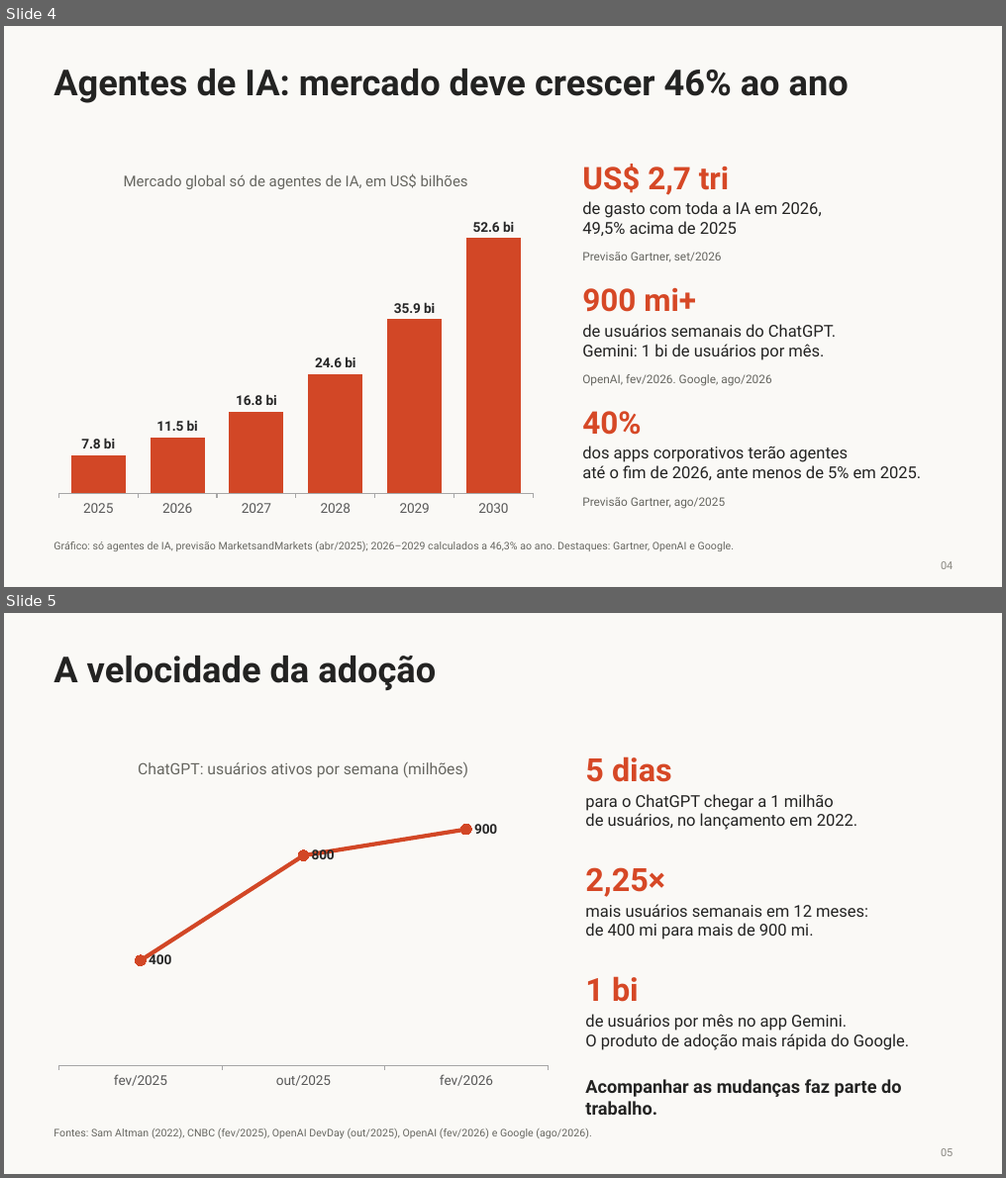
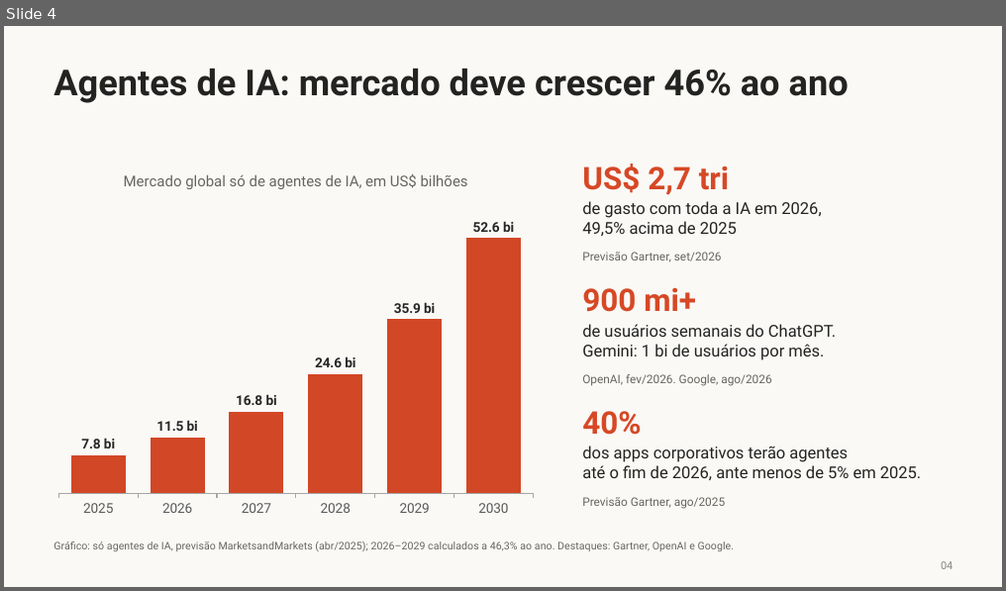
Before and after one commit to LawrenceTeixeira/Secretariado, a slide deck: Lawrence Teixeira - Agentes de IA.pptx. Shown one above the other, each under a label of ours: slides 4 and 5 before the commit, slide 4 after it. The pictures are 1006x1178 and 1006x591 pixels, drawn with LibreOffice and Linux fonts; fonts in the diff are those of the drawing. Boxes give left, top, right and bottom in pixels: in the first picture for what was removed or moved away, otherwise in the second. Text is boxed around its words. In the diff, an @@ line names an element or a change of style, - is before the commit and + after.

```diff
--- a/Lawrence Teixeira - Agentes de IA.pptx
+++ b/Lawrence Teixeira - Agentes de IA.pptx
@@ slide 5 removed at box(4, 613, 1002, 1174), background #FAF9F6 @@
@@ text removed at box(54, 656, 436, 690) @@
-A velocidade da adoção
@@ line chart removed at box(49, 744, 558, 1096) @@
-title "ChatGPT: usuários ativos por semana (milhões)"
-categories: fev/2025, out/2025, fev/2026
-Series 1: 400, 800, 900
@@ text removed at box(585, 757, 672, 782) @@
-5 dias
@@ text removed at box(585, 794, 857, 830) @@
-para o ChatGPT chegar a 1 milhão
-de usuários, no lançamento em 2022.
@@ text removed at box(585, 867, 665, 897) @@
-2,25×
@@ text removed at box(585, 904, 868, 940) @@
-mais usuários semanais em 12 meses:
-de 400 mi para mais de 900 mi.
@@ text removed at box(585, 976, 639, 1002) @@
-1 bi
@@ text removed at box(585, 1014, 909, 1051) @@
-de usuários por mês no app Gemini.
-O produto de adoção mais rápida do Google.
@@ text removed at box(585, 1079, 901, 1115) @@
-Acompanhar as mudanças faz parte do trabalho.
@@ text removed at box(54, 1129, 591, 1139) @@
-Fontes: Sam Altman (2022), CNBC (fev/2025), OpenAI DevDay (out/2025), OpenAI (fev/2026) e Google (ago/2026).
@@ text removed at box(941, 1149, 952, 1157) @@
-05
```
Also in this commit, not shown: 1 slide changed.
